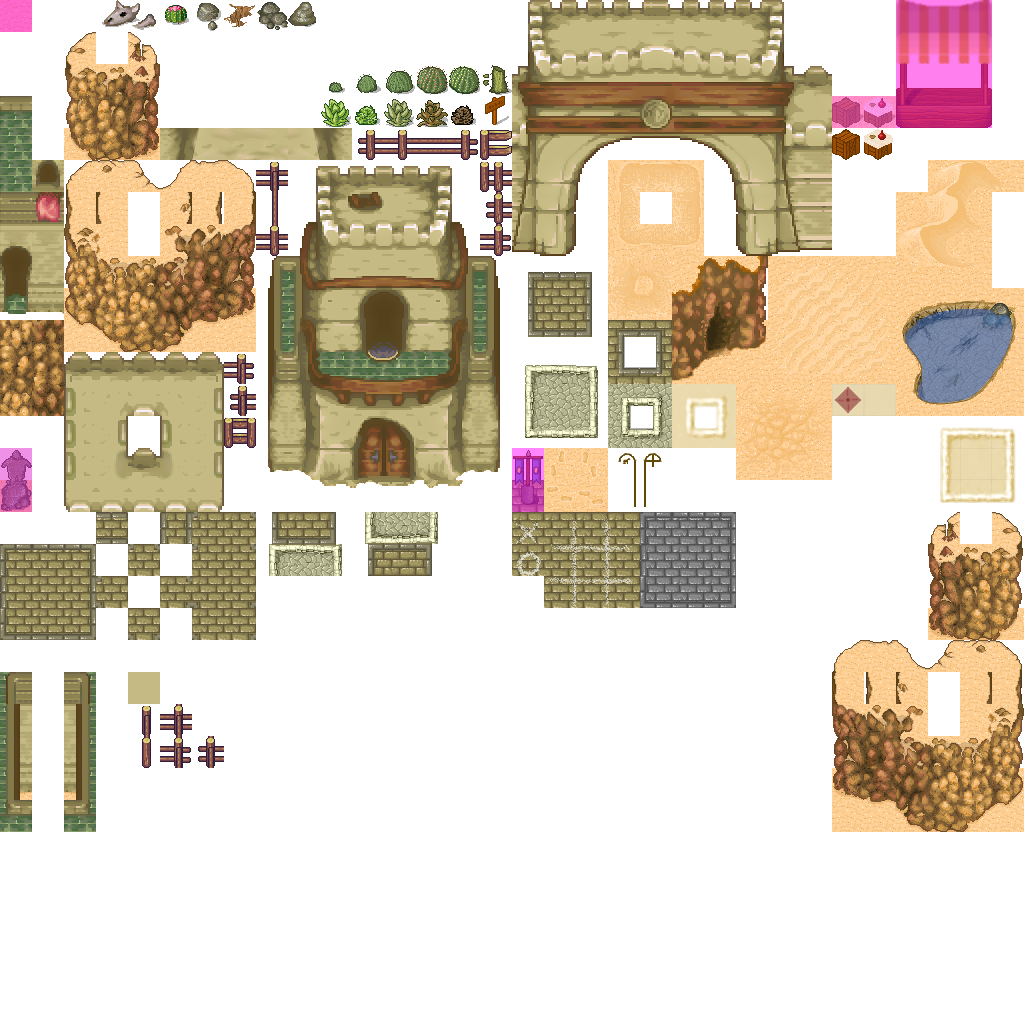
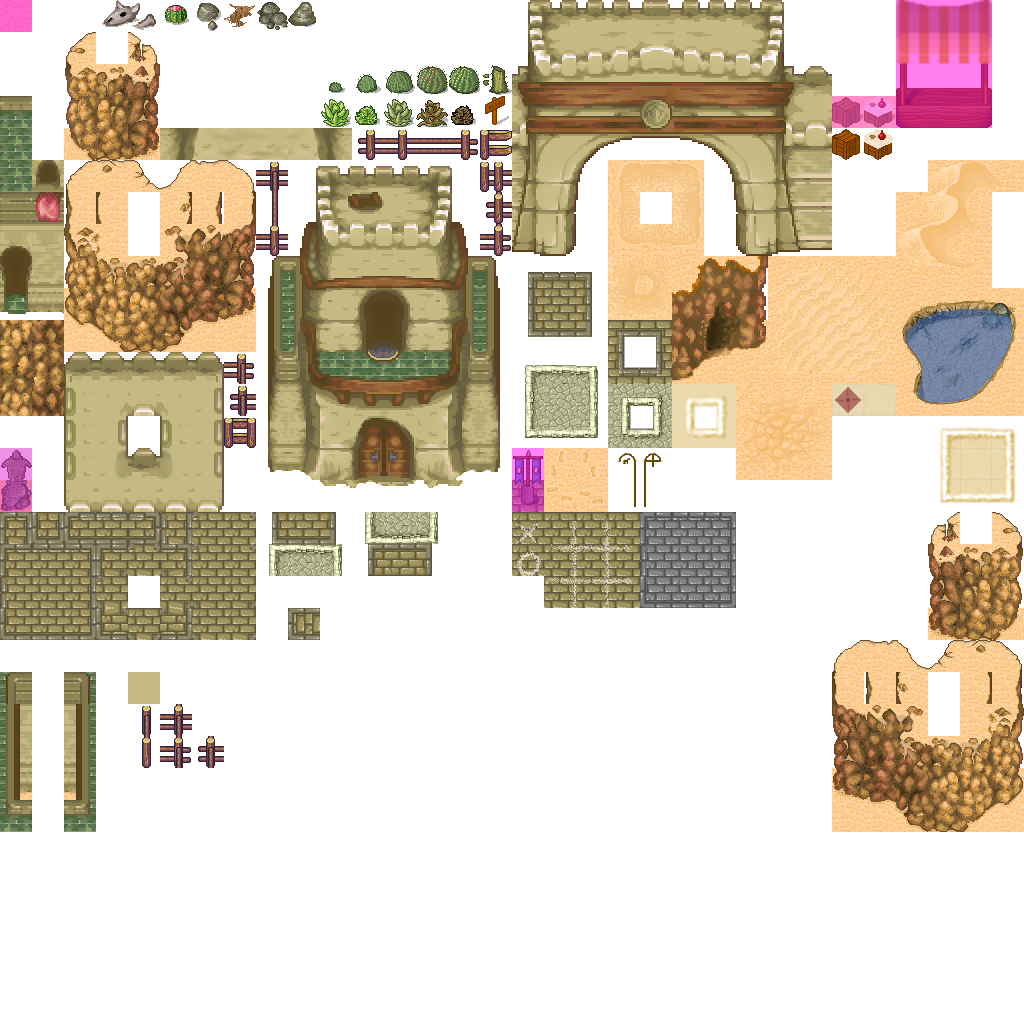
Two versions of the same layered image (1024px x 1024px). Layer-by-layer changes:
painted on "Hintergrund" over [0, 512, 320, 640]
